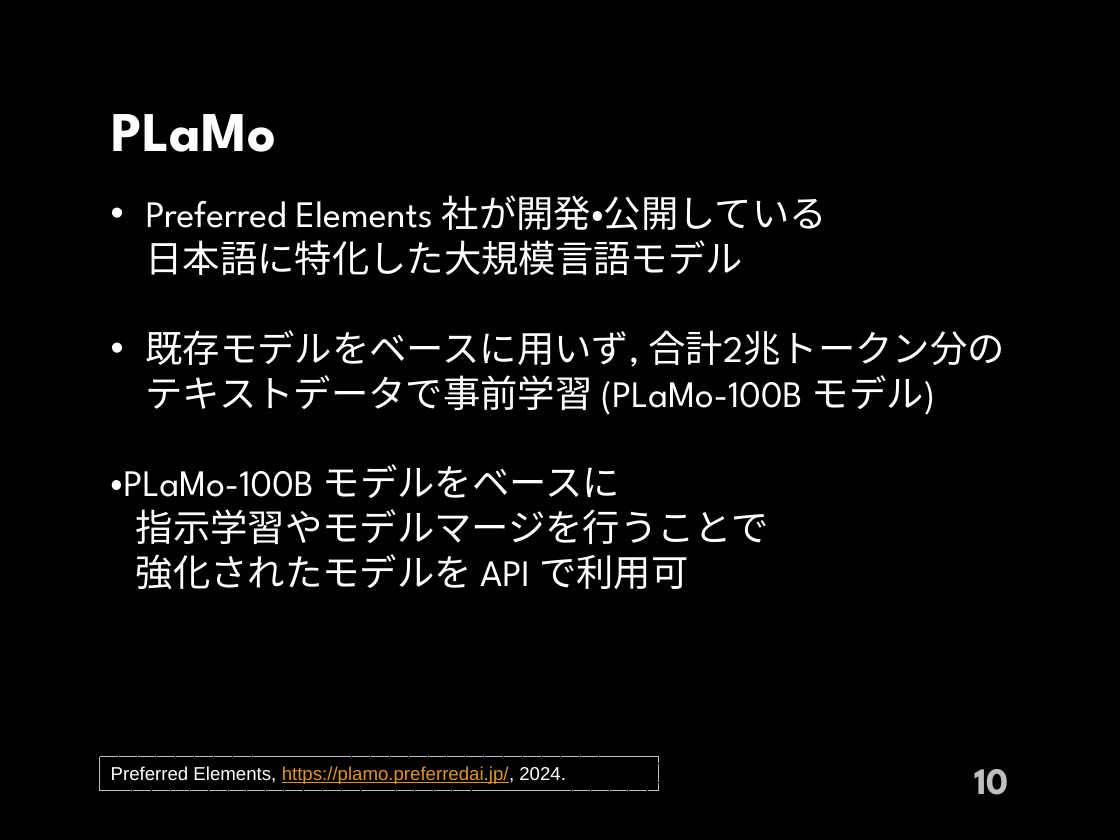
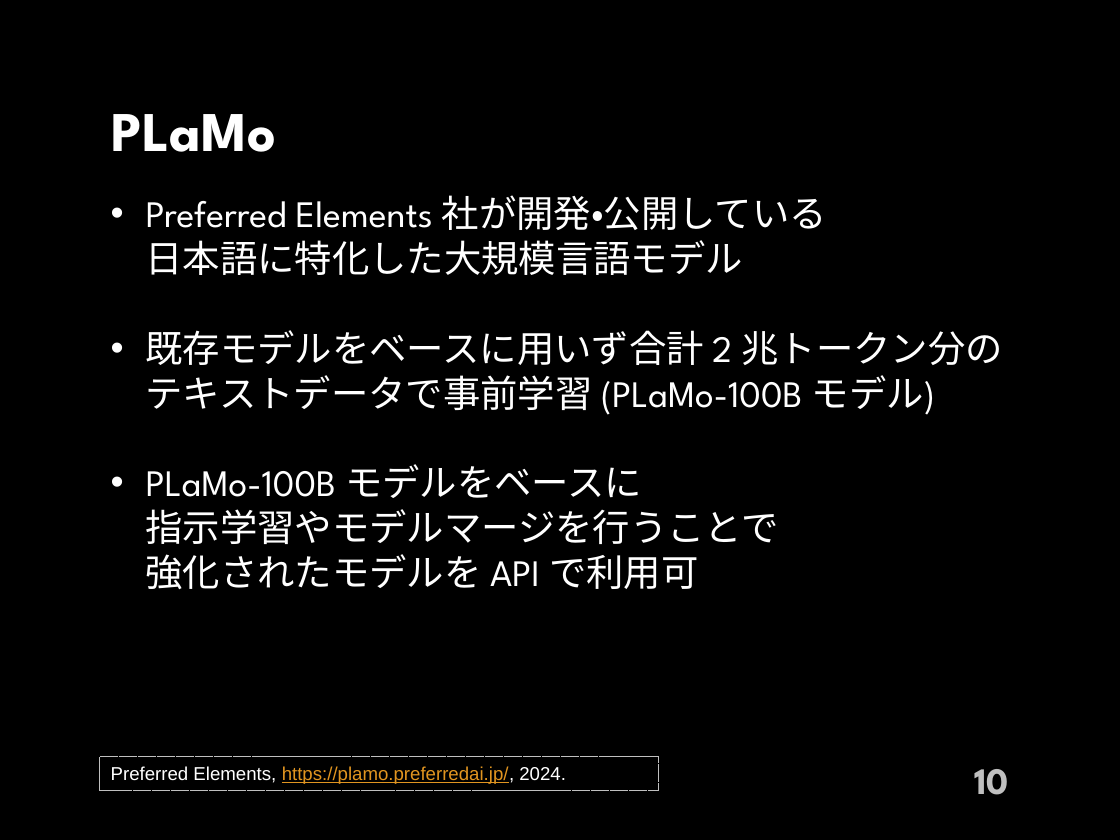
Before and after one commit to 1g-hub/takayama_b, a slide deck: slide 10 of Weekly_Report/2024_kouki/2nd/2024_2nd_takayama.pptx. Drawn at 1120x840 pixels with LibreOffice and Linux fonts; fonts in the diff are those of the drawing; background and template pictures are left out. Boxes give left, top, right and bottom in pixels: in the first picture for what was removed or moved away, otherwise in the second. Text is boxed around its words. In the diff, an @@ line names an element or a change of style, - is before the commit and + after.

```diff
--- a/Weekly_Report/2024_kouki/2nd/2024_2nd_takayama.pptx
+++ b/Weekly_Report/2024_kouki/2nd/2024_2nd_takayama.pptx
@@ text at <box>146,330,1003,589</box>: text changed @@
-• 既存モデルをベースに用いず, 合計2兆トークン分のテキストデータで事前学習 (PLaMo-100B モデル)
-・PLaMo-100B モデルをベースに
-指示学習やモデルマージを行うことで
-強化されたモデルを API で利用可
+• 既存モデルをベースに用いず合計 2 兆トークン分のテキストデータで事前学習 (PLaMo-100B モデル)
+• PLaMo-100B モデルをベースに
+  指示学習やモデルマージを行うことで
+  強化されたモデルを API で利用可
```
Also in this commit, not shown: 2 other slides changed, 1 other file.
